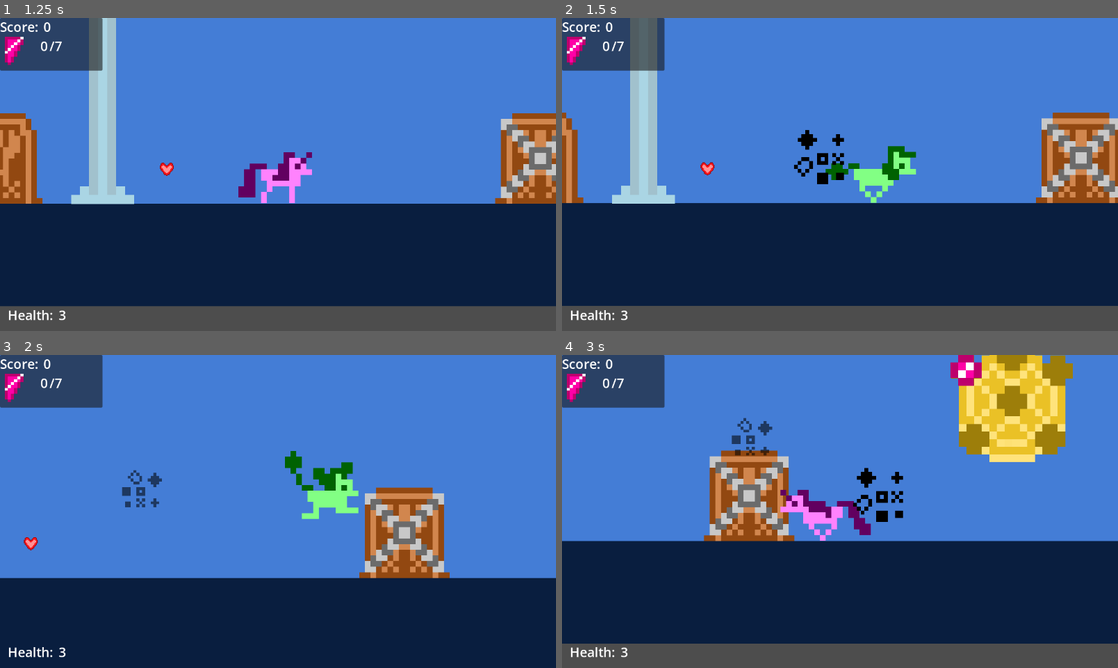
Above: before the commit, frames 1-4 (two rows, left to right).
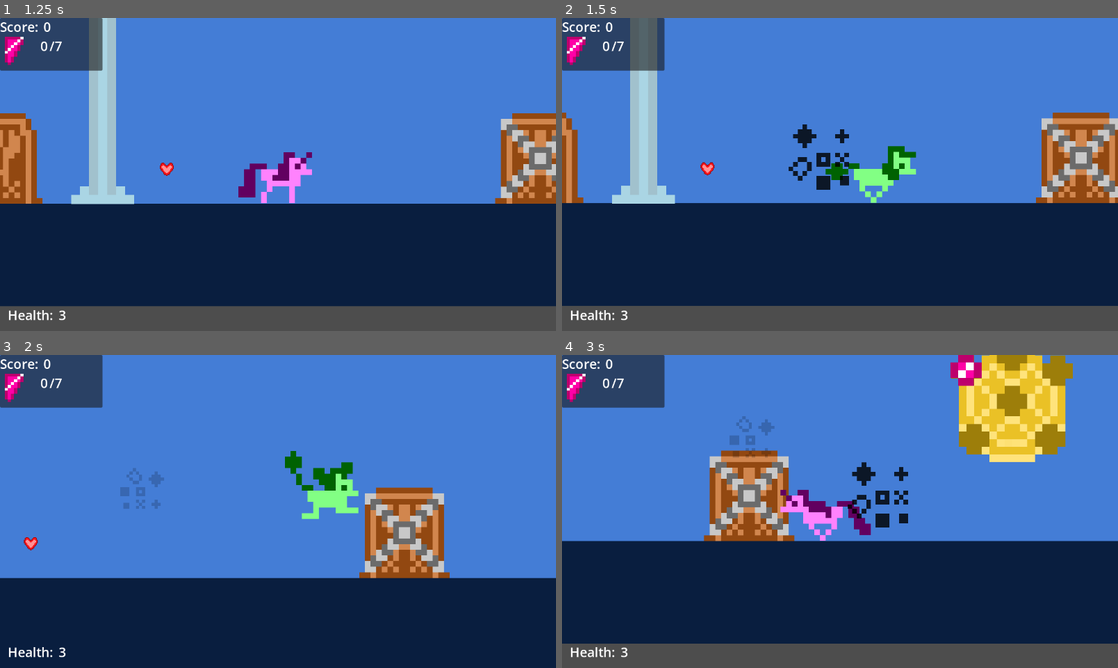
Above: after the commit, the same moments.

Repository: 100-Devs-1-Game/8bitPony
Game: Godot game, scene res://Scenes/Rooms/root.tscn
Same seed, same stepped clock (60 frames per second), same inputs: the game is played once before the commit and once after it. The engine's default icon, where the game draws it, is replaced by a stand-in: a white triangle on a blue panel in a dark square. Sound files missing from this copy of the repository are replaced by a short silence.
Inputs (mouse positions are in pixels of both pictures, inside the frame that each line leads up to):
- Up to frame 1 (1.25 s): click "Start Game" at 0.5 s
- Up to frame 2 (1.5 s): move the mouse to (962, 158) at 1.27 s; hold D (Right) from 1.28 s (still down); hold Right mouse button (ChangePony) from 1.28 s (still down)
- Up to frame 3 (2 s): keep holding D (Right); keep holding Right mouse button (ChangePony); tap Space (Jump) at 1.52 s
- Up to frame 4 (3 s): move the mouse to (728, 527) at 2.02 s; release Right mouse button (ChangePony) at 2.03 s; click (728, 527) at 2.1 s; tap Space (Jump) at 2.27 s; right-click (728, 527) at 2.3 s; move the mouse to (895, 442) at 2.77 s; release D (Right) at 2.78 s; hold A (Left) from 2.78 s (still down); hold Right mouse button (ChangePony) from 2.78 s (still down)

Frame 1 is identical in both runs. In frame 2, 0.8% of the frame differs, in the area x 40-52%, y 34-55%; in frame 3, 0.3%; in frame 4, 1.2%, in the area x 30-63%, y 19-56%.

Commit message:
Improved smoke effects

Diff:
--- a/src/Scenes/Characters/Player/player.gd
+++ b/src/Scenes/Characters/Player/player.gd
@@ -15,6 +15,7 @@
 # Sounds
 @onready var shoot_sound: AudioStreamPlayer = $Shoot
 @onready var hit_sound: AudioStreamPlayer = $Hit
+@onready var swap_sound: AudioStreamPlayer = $Swap
 
 @export var health: int = 3:
 	set(new_health):
@@ -103,6 +104,7 @@
 		elif event.is_action_pressed("ChangePony"):
 			pony_type = (pony_type + 1) % PonyType.Max as PonyType
 			set_pony_type(pony_type)
+			swap_sound.play()
 			if smoke:
 				var smoke_inst: Node2D = smoke.instantiate()
 				Global.root.current_scene.add_child(smoke_inst)
--- a/src/Scenes/Characters/Player/player.tscn
+++ b/src/Scenes/Characters/Player/player.tscn
@@ -6,6 +6,7 @@
 [ext_resource type="SpriteFrames" uid="uid://cekr32m6i7lj5" path="res://Images/Characters/unicorm.tres" id="3_gdgf0"]
 [ext_resource type="SpriteFrames" uid="uid://comkomt2jtubb" path="res://Images/Characters/pegasus.tres" id="4_25bbb"]
 [ext_resource type="PackedScene" uid="uid://bbu116apenly0" path="res://Scenes/Objects/Smoke/smoke.tscn" id="6_8gg06"]
+[ext_resource type="AudioStream" uid="uid://d0ynyrg41me62" path="res://Sound/SFX/Arrow.wav" id="10_cscr0"]
 [ext_resource type="AudioStream" uid="uid://cp2e2n37ko0kd" path="res://Sound/SFX/Magic2.wav" id="10_fepmq"]
 [ext_resource type="AudioStream" uid="uid://msmqw6t4fe8m" path="res://Sound/SFX/Jump_landing.wav" id="11_ddhxa"]
 [ext_resource type="AudioStream" uid="uid://453qncswme1t" path="res://Sound/SFX/Hero_Hurt.wav" id="12_3k74t"]
@@ -56,6 +57,9 @@
 stream = ExtResource("12_3k74t")
 bus = &"SFX"
 
+[node name="Swap" type="AudioStreamPlayer" parent="."]
+stream = ExtResource("10_cscr0")
+
 [node name="AttackTimer" type="Timer" parent="."]
 wait_time = 0.1
 one_shot = true
--- a/src/Scenes/Objects/Smoke/smoke.gd
+++ b/src/Scenes/Objects/Smoke/smoke.gd
@@ -1,12 +1,25 @@
 extends Node2D
 
 @export var speed: float = 200.0
-@export var scale_factor: float = 0.99
+@export var end_scale: float = 5.0
+@export var end_alpha: float = 0
+
+@onready var lifespan: Timer = $Lifespan
+@onready var sprite: AnimatedSprite2D = $AnimatedSprite2D
+
+var start_scale: float
+
+
+func _ready() -> void:
+	start_scale = scale.x
 
 
 func _physics_process(delta: float) -> void:
 	global_position.y -= speed * delta
-	scale *= scale_factor
+	var lerp_value: float = (lifespan.wait_time - lifespan.time_left) / lifespan.wait_time
+	var scale_value = lerp(start_scale, end_scale, lerp_value)
+	scale = Vector2(scale_value, scale_value)
+	sprite.modulate.a = lerp(1.0, end_alpha, lerp_value)
 
 
 func _on_lifespan_timeout() -> void:
--- a/src/Scenes/Objects/Smoke/smoke.tscn
+++ b/src/Scenes/Objects/Smoke/smoke.tscn
@@ -4,7 +4,7 @@
 [ext_resource type="SpriteFrames" uid="uid://nsh5sis45wl2" path="res://Scenes/Objects/Smoke/smoke_sprite_frames.tres" id="1_5oq3f"]
 
 [node name="Smoke" type="Node2D"]
-scale = Vector2(10, 10)
+scale = Vector2(12, 12)
 script = ExtResource("1_0nnrk")
 
 [node name="AnimatedSprite2D" type="AnimatedSprite2D" parent="."]
Not shown: 1 places in src/Scenes/Characters/Player/player.tscn that only renumber resources
